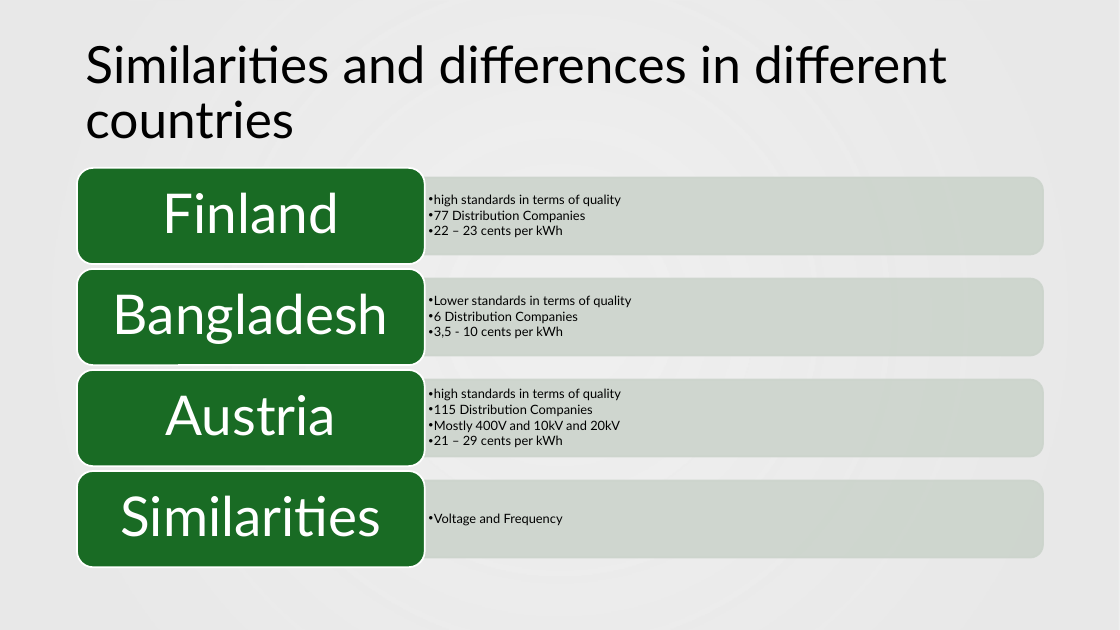
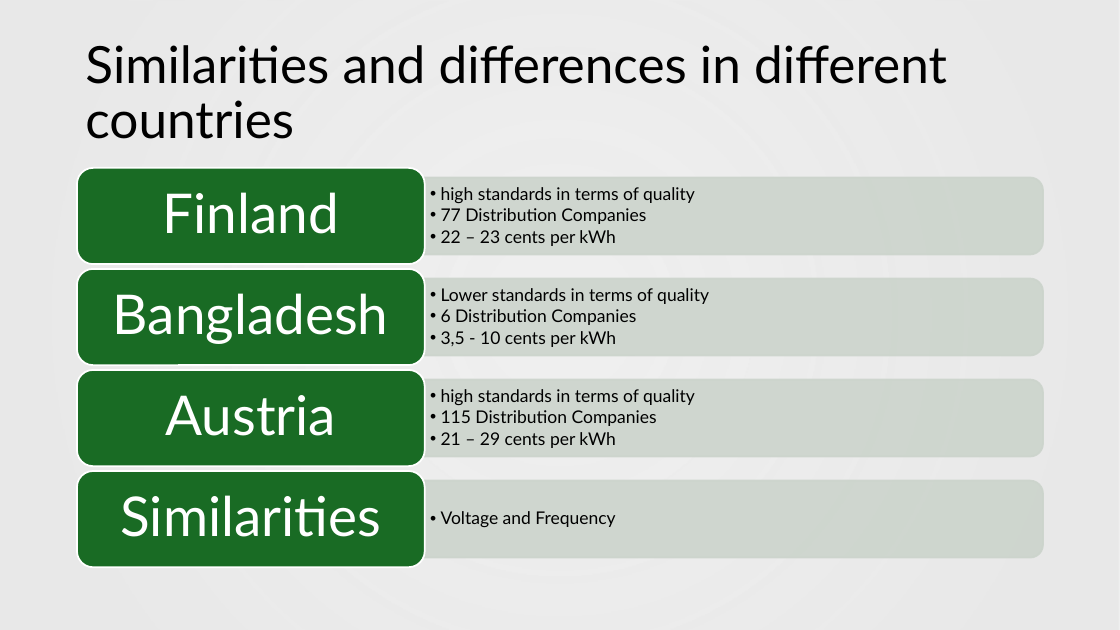
Before and after one commit to Lama072004/FHV-ELITE-Dateien, a slide deck: slide 5 of EIT_5/Basics of Power Engineering/Power Quality in electrical distribution systems and buildings_group work.pptx. Drawn at 1120x630 pixels with LibreOffice and Linux fonts; fonts in the diff are those of the drawing; background and template pictures are left out. Boxes give left, top, right and bottom in pixels: in the first picture for what was removed or moved away, otherwise in the second. Text is boxed around its words. In the diff, an @@ line names an element or a change of style, - is before the commit and + after.

```diff
--- a/EIT_5/Basics of Power Engineering/Power Quality in electrical distribution systems and buildings_group work.pptx
+++ b/EIT_5/Basics of Power Engineering/Power Quality in electrical distribution systems and buildings_group work.pptx
@@ size 11 to 15 pt; indent changed in 4 elements at (441,187,695,246), (441,288,709,347), (441,511,615,527), (441,389,695,448) @@
@@ text at (429,420,620,432): paragraph removed @@
-  • Mostly 400V and 10kV and 20kV
```
Also in this commit, not shown: 11 other files.
